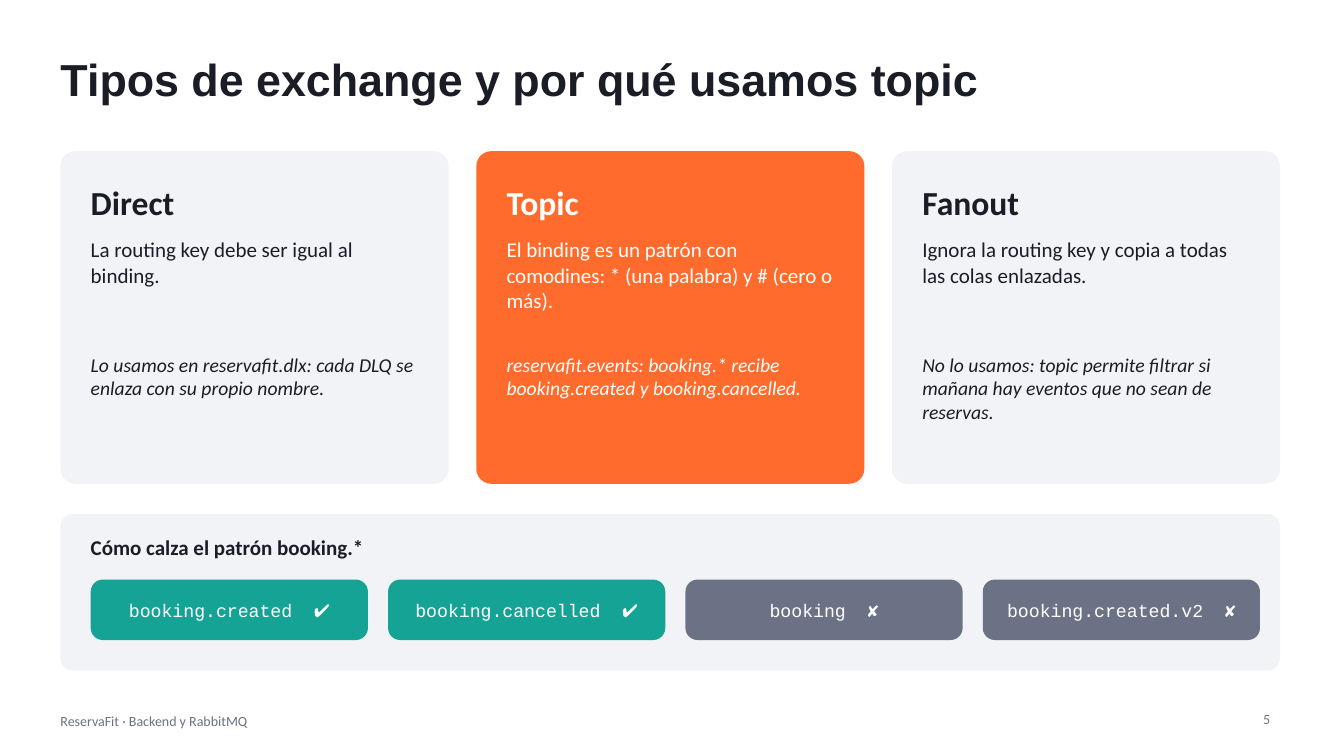
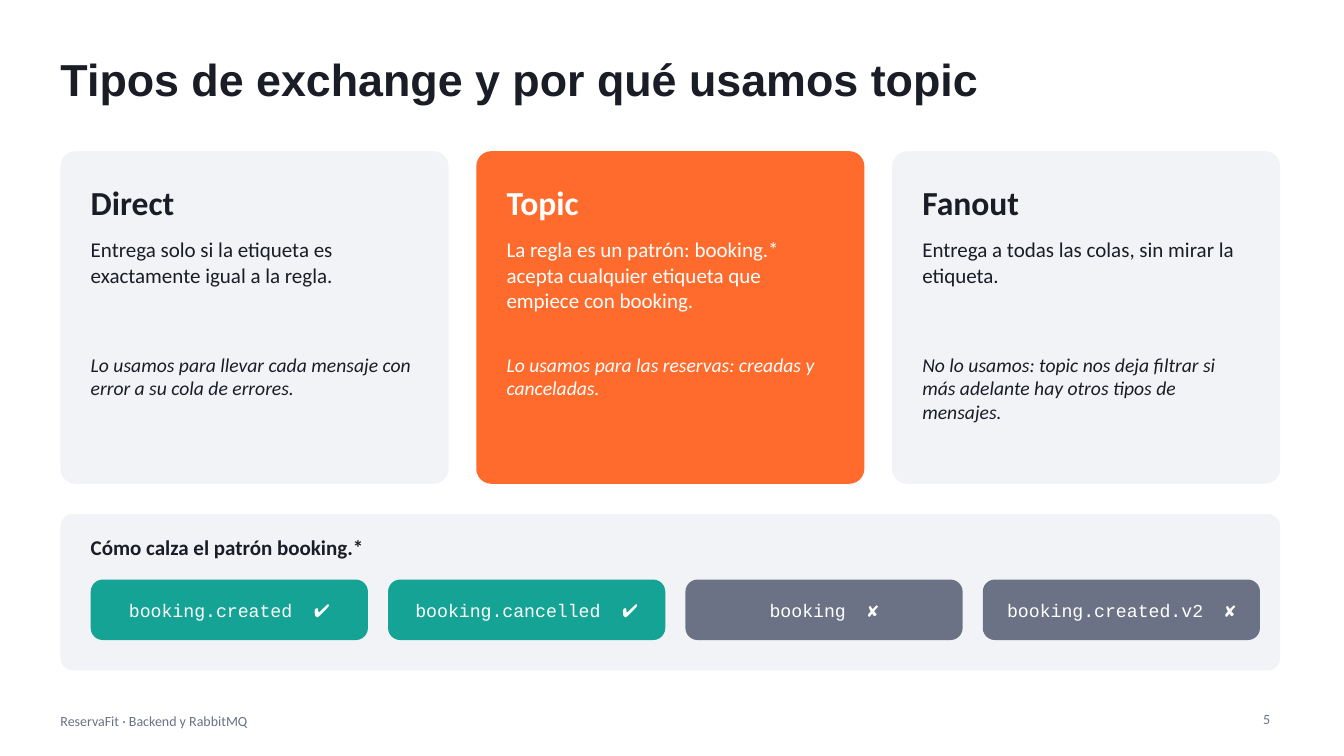
Before and after one commit to nxiiio/ReservaFit, a slide deck: slide 5 of docs/presentacion-backend-rabbitmq.pptx. Drawn at 1344x756 pixels with LibreOffice and Linux fonts; fonts in the diff are those of the drawing. Boxes give left, top, right and bottom in pixels: in the first picture for what was removed or moved away, otherwise in the second. Text is boxed around its words. In the diff, an @@ line names an element or a change of style, - is before the commit and + after.

```diff
--- a/docs/presentacion-backend-rabbitmq.pptx
+++ b/docs/presentacion-backend-rabbitmq.pptx
@@ text at (91, 242, 333, 287): text changed @@
-La routing key debe ser igual al binding.
+Entrega solo si la etiqueta es exactamente igual a la regla.
@@ text at (507, 242, 779, 312): text changed @@
-El binding es un patrón con comodines: * (una palabra) y # (cero o más).
+La regla es un patrón: booking.* acepta cualquier etiqueta que empiece con booking.
@@ text at (922, 242, 1234, 287): text changed @@
-Ignora la routing key y copia a todas las colas enlazadas.
+Entrega a todas las colas, sin mirar la etiqueta.
@@ text at (91, 358, 411, 395): text changed @@
-Lo usamos en reservafit.dlx: cada DLQ se enlaza con su propio nombre.
+Lo usamos para llevar cada mensaje con error a su cola de errores.
@@ text at (507, 358, 815, 395): text changed @@
-reservafit.events: booking.* recibe booking.created y booking.cancelled.
+Lo usamos para las reservas: creadas y canceladas.
@@ text at (922, 358, 1215, 423): text changed @@
-No lo usamos: topic permite filtrar si mañana hay eventos que no sean de reservas.
+No lo usamos: topic nos deja filtrar si más adelante hay otros tipos de mensajes.
```
Also in this commit, not shown: 9 other slides changed, 3 slides added, 4 slides removed.
